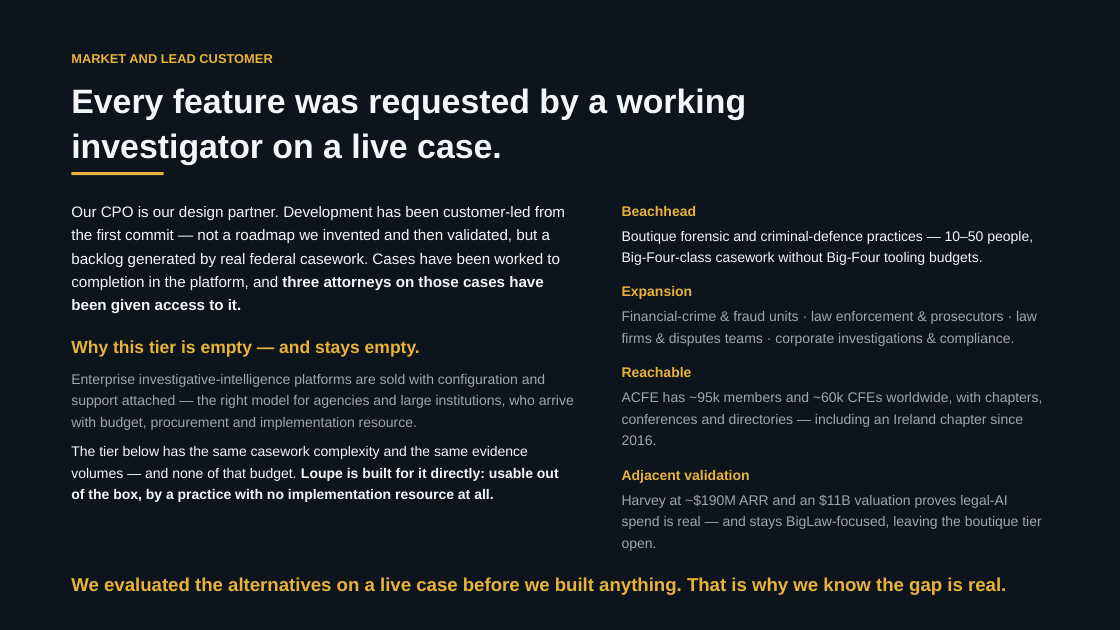
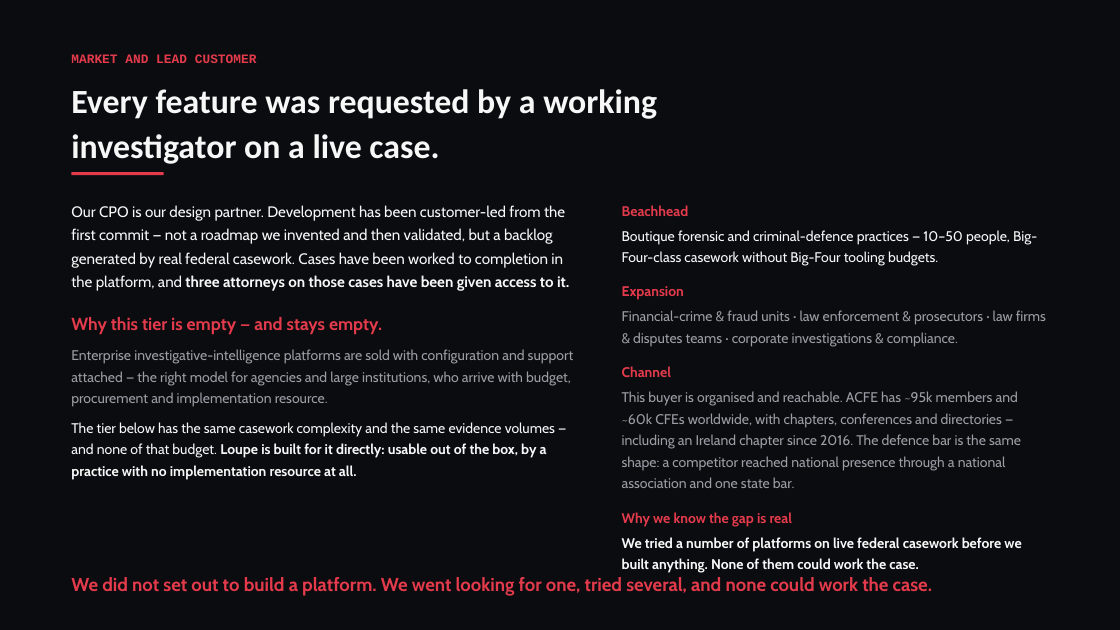
Before and after one commit to conorbowles51/owl-n4j, a slide deck: slide 6 of Loupe-NDRC-deck.pptx. Drawn at 1120x630 pixels with LibreOffice and Linux fonts; fonts in the diff are those of the drawing. Boxes give left, top, right and bottom in pixels: in the first picture for what was removed or moved away, otherwise in the second. Text is boxed around its words. In the diff, an @@ line names an element or a change of style, - is before the commit and + after.

```diff
--- a/Loupe-NDRC-deck.pptx
+++ b/Loupe-NDRC-deck.pptx
@@ background #0E141B to #0B0C0F @@
@@ text "MARKET AND LEAD CUSTOMER" at [71,54,257,63]: font Arial to Courier New, text colour #E8B339 to #E33B4C @@
@@ text "Every feature was requested by ..." at [71,89,657,164]: font Arial to Calibri, text colour #F4F6F8 to #F7F7F8 @@
@@ rectangle at [71,172,164,175]: fill #E8B339 to #E33B4C @@
@@ text "Our CPO is our design ..." at [71,205,574,480]: font Arial to Cabin; text colour #F4F6F8 to #F7F7F8 in "Our CPO is our design partner. Development ...", "The tier below has the same casework ..."; text colour #E8B339 to #E33B4C in "Why this tier is empty — and ..."; text colour #9AA7B4 to #9A9DA5 in "Enterprise investigative-intelligence platforms are sold wit ..." @@
@@ text at [622,205,1046,347]: font Arial to Cabin in "Beachhead", "Boutique forensic and criminal-defence practices — 10–50 ...", "Expansion", "Financial-crime & fraud units · law enforcement ..."; text colour #E8B339 to #E33B4C in "Beachhead", "Expansion"; text colour #F4F6F8 to #F7F7F8 in "Boutique forensic and criminal-defence practices — 10–50 ..."; text colour #9AA7B4 to #9A9DA5 in "Financial-crime & fraud units · law enforcement ..." @@
@@ text at [622,366,1021,552]: text changed; font Arial to Cabin; text colour #9AA7B4 to #9A9DA5 @@
-Reachable
-ACFE has ~95k members and ~60k CFEs worldwide, with chapters, conferences and directories — including an Ireland chapter since 2016.
-Adjacent validation
-Harvey at ~$190M ARR and an $11B valuation proves legal-AI spend is real — and stays BigLaw-focused, leaving the boutique tier open.
+Channel
+This buyer is organised and reachable. ACFE has ~95k members and ~60k CFEs worldwide, with chapters, conferences and directories — including an Ireland chapter since 2016. The defence bar is the same shape: a competitor reached national presence through a national association and one state bar.
+Why we know the gap is real
+We tried a number of platforms on live federal casework before we built anything. None of them could work the case.
@@ text at [71,577,932,596]: text changed; font Arial to Cabin; text colour #E8B339 to #E33B4C @@
-We evaluated the alternatives on a live case before we built anything. That is why we know the gap is real.
+We did not set out to build a platform. We went looking for one, tried several, and none could work the case.
```
Also in this commit, not shown: 8 other slides changed, 1 slide added, 11 other files.
